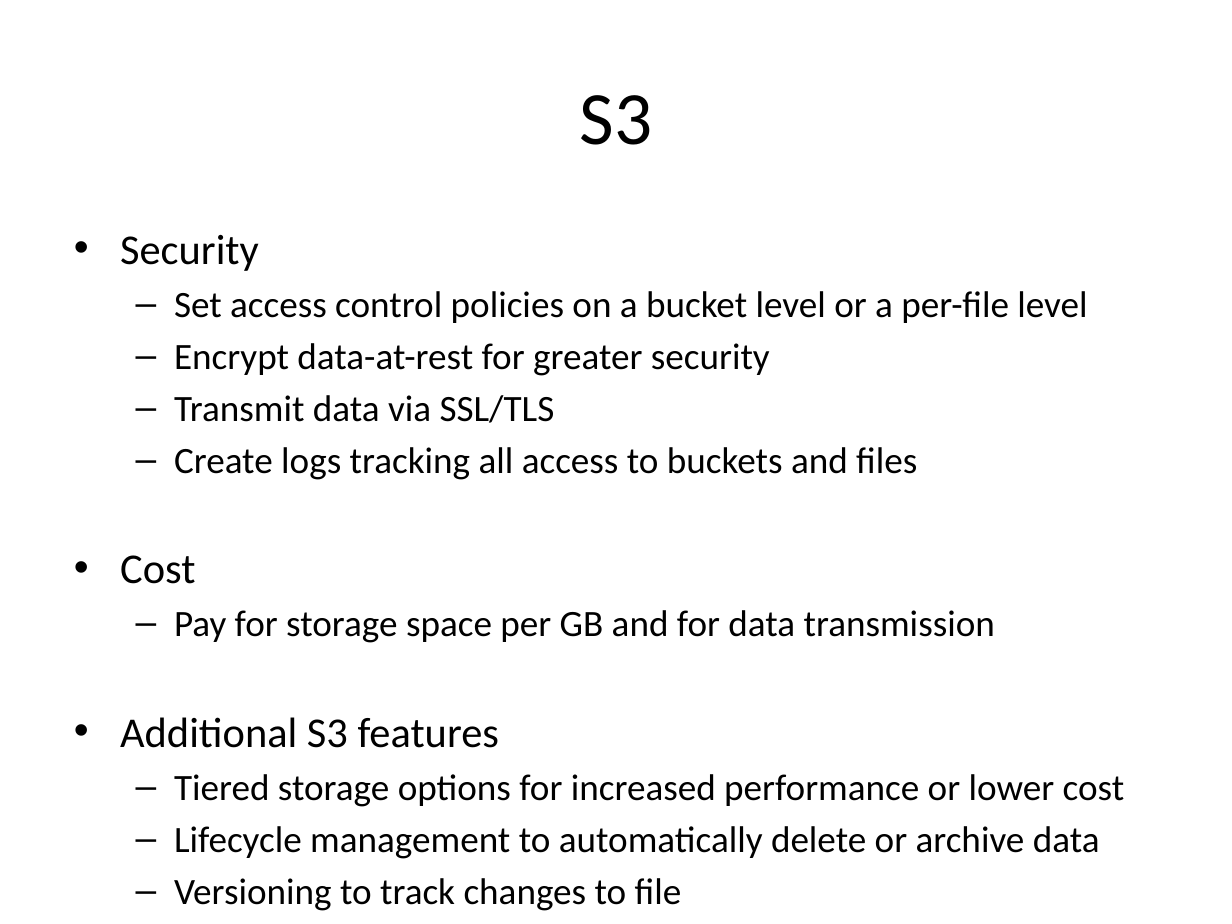
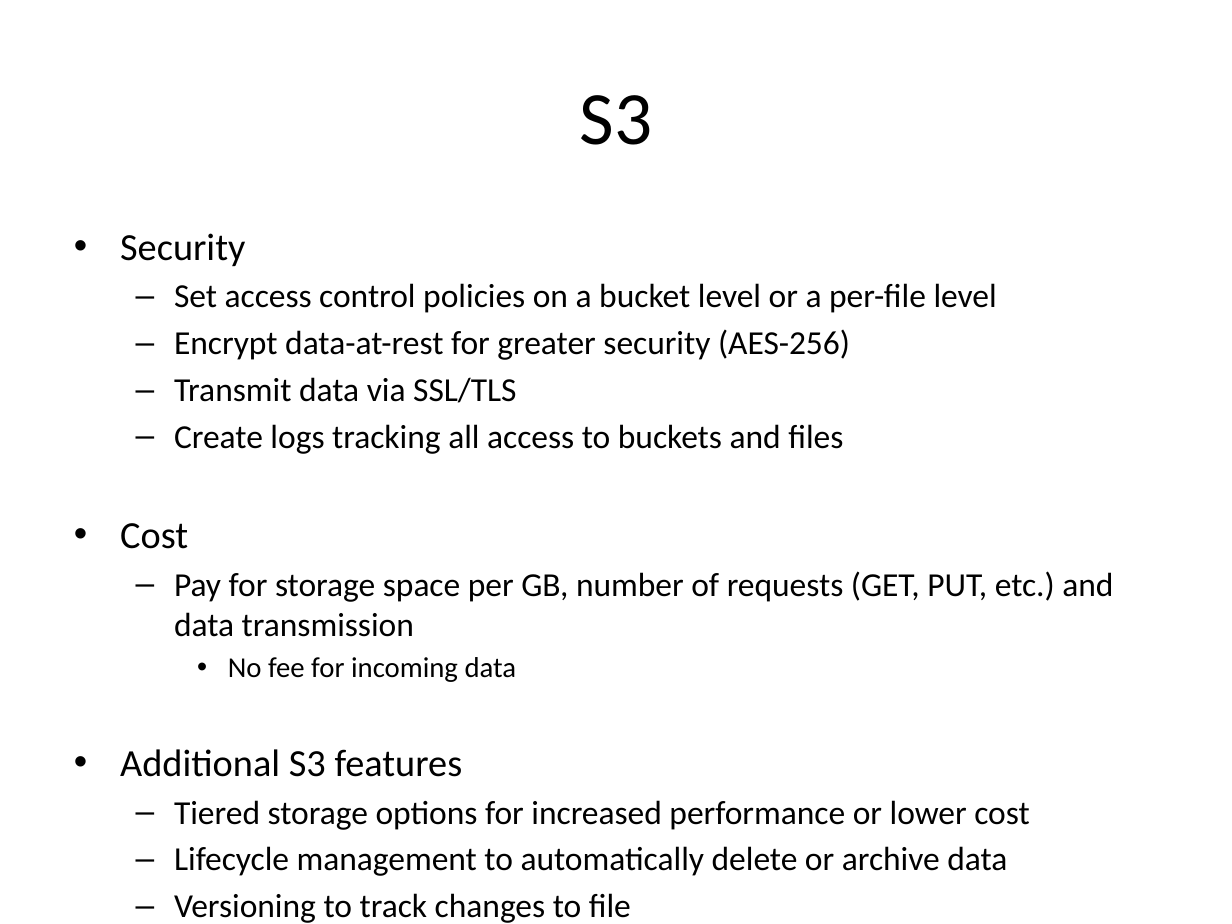
Before and after one commit to jasondbaker/infrastructure-class, a slide deck: slide 24 of infrastructure-week-4.pptx. Drawn at 1232x924 pixels with LibreOffice and Linux fonts; fonts in the diff are those of the drawing. Boxes give left, top, right and bottom in pixels: in the first picture for what was removed or moved away, otherwise in the second. Text is boxed around its words. In the diff, an @@ line names an element or a change of style, - is before the commit and + after.

```diff
--- a/infrastructure-week-4.pptx
+++ b/infrastructure-week-4.pptx
@@ text at (120,233,1029,876): size 24.8 to 22.4 pt in "Security", "Cost", "Additional S3 features"; size 21.7 to 19.6 pt in "Set access control policies on a bucket ...", "Transmit data via SSL/TLS", "Create logs tracking all access to buckets ...", "Tiered storage options for increased performance or ..." and 2 more places @@
@@ text at (174,329,850,360): text changed; size 21.7 to 19.6 pt @@
-  – Encrypt data-at-rest for greater security
+  – Encrypt data-at-rest for greater security (AES-256)
@@ text at (174,571,1113,682): text changed; size 21.7 to 19.6 pt @@
-  – Pay for storage space per GB and for data transmission
+  – Pay for storage space per GB, number of requests (GET, PUT, etc.) and data transmission
+    • No fee for incoming data
```
Also in this commit, not shown: 24 other slides changed.
